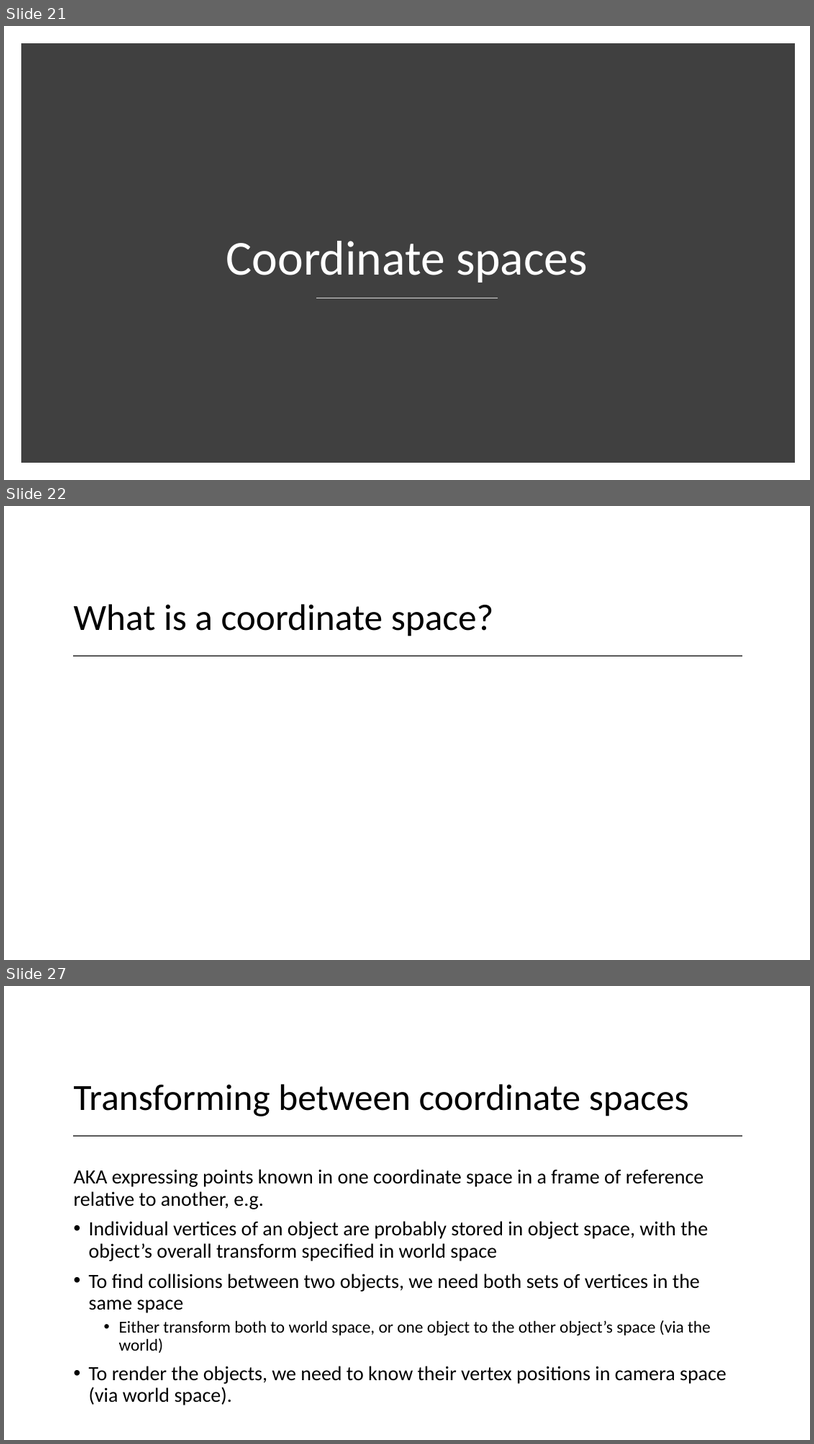
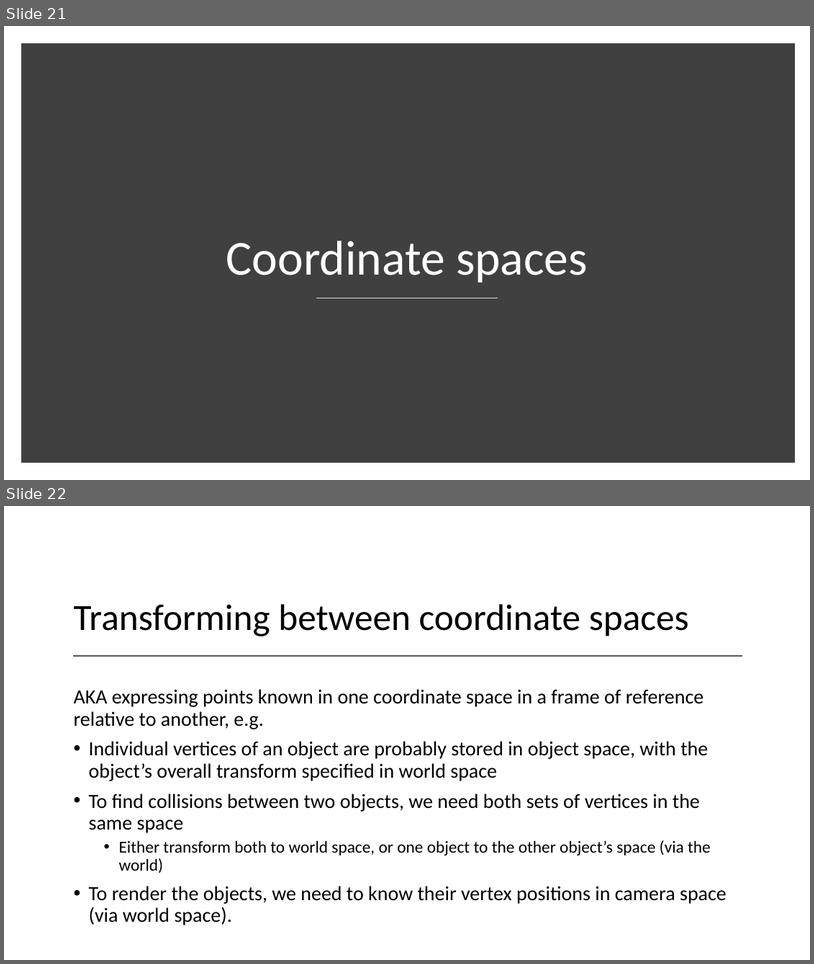
Before and after one commit to Falmouth-Games-Academy/bsc-course-materials, a slide deck: COMP270/08/2020-21-COMP270-08-lecture-materials.pptx. Shown one above the other, each under a label of ours: slides 21, 22 and 27 before the commit, slides 21 and 22 after it; the slides between them are not shown. The pictures are 814x1444 and 814x964 pixels, drawn with LibreOffice and Linux fonts; fonts in the diff are those of the drawing; grey boxes stand for pictures. Boxes give left, top, right and bottom in pixels: in the first picture for what was removed or moved away, otherwise in the second. Text is boxed around its words. In the diff, an @@ line names an element or a change of style, - is before the commit and + after.

```diff
--- a/COMP270/08/2020-21-COMP270-08-lecture-materials.pptx
+++ b/COMP270/08/2020-21-COMP270-08-lecture-materials.pptx
@@ slide 22 removed at box(4, 506, 810, 960), background #FFFFFF @@
@@ title removed at box(74, 604, 494, 636) @@
-What is a coordinate space?
@@ line removed from (74, 656) to (743, 656) @@
@@ what was slide 27 is now slide 22 @@
```
Also in this commit, not shown: 4 other slides removed, 27 other files.
